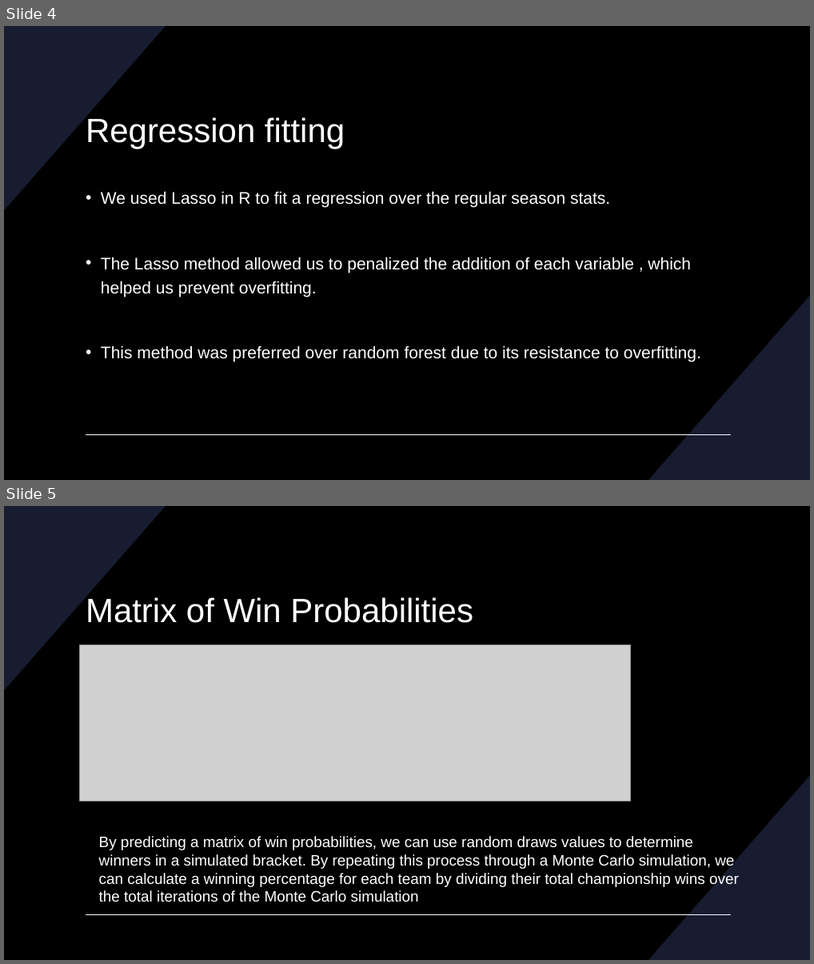
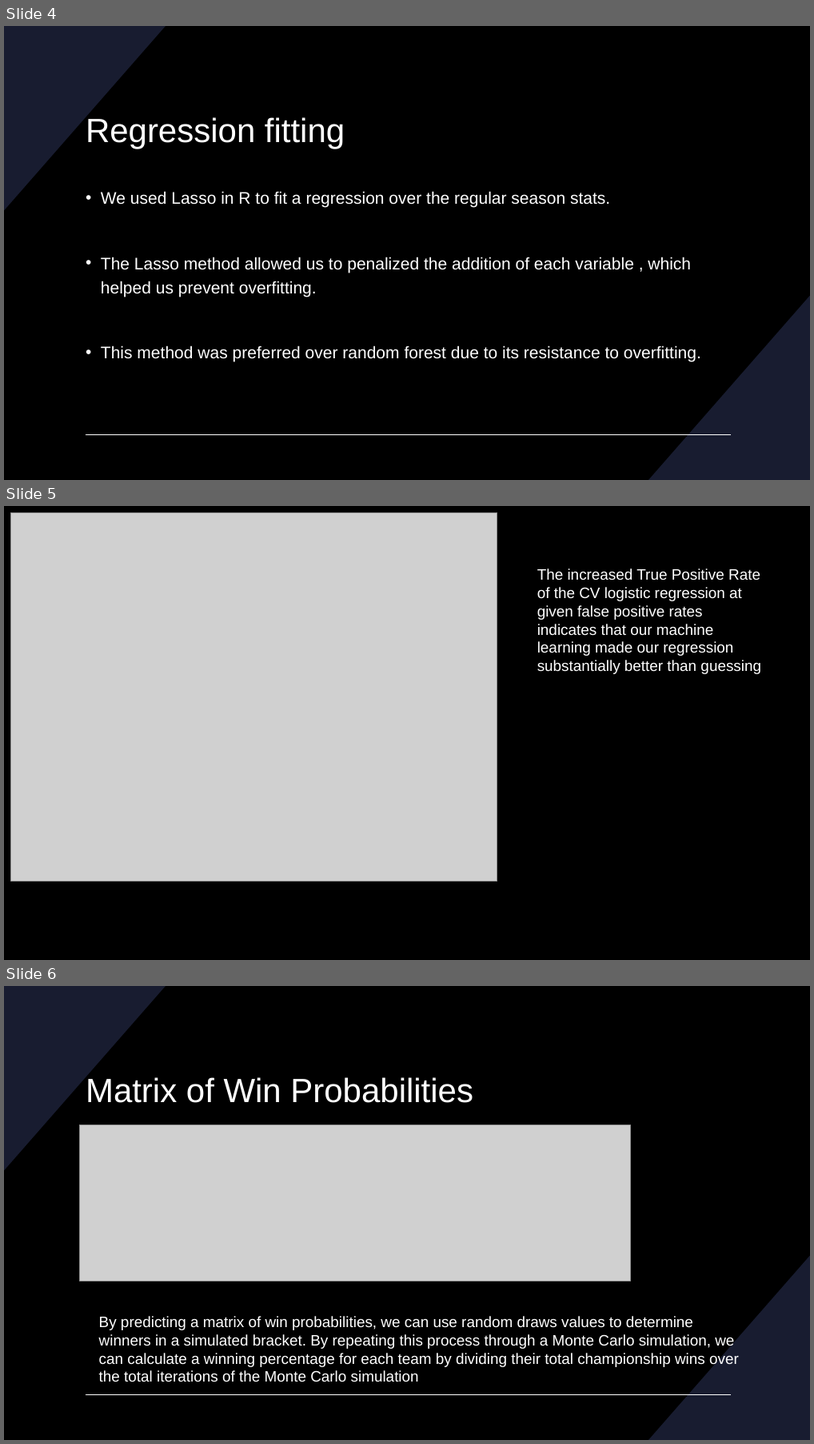
Before and after one commit to crawleyliam/NBA_playoff_bracket, a slide deck: NBA Playoff Powerpoint.pptx. Shown one above the other, each under a label of ours: slides 4 and 5 before the commit, slides 4, 5 and 6 after it. The pictures are 814x964 and 814x1444 pixels, drawn with LibreOffice and Linux fonts; fonts in the diff are those of the drawing; grey boxes stand for pictures. Boxes give left, top, right and bottom in pixels: in the first picture for what was removed or moved away, otherwise in the second. Text is boxed around its words. In the diff, an @@ line names an element or a change of style, - is before the commit and + after.

```diff
--- a/NBA Playoff Powerpoint.pptx
+++ b/NBA Playoff Powerpoint.pptx
@@ slide 5 added at <box>4,506,810,960</box>, background #000000 @@
@@ picture added at <box>10,512,498,880</box> @@
@@ text added at <box>538,568,762,674</box>, 18 pt, text #FFFFFF @@
+The increased True Positive Rate of the CV logistic regression at given false positive rates indicates that our machine learning made our regression substantially better than guessing
@@ what was slide 5 is now slide 6 @@
```
Also in this commit, not shown: 1 other slide added.
